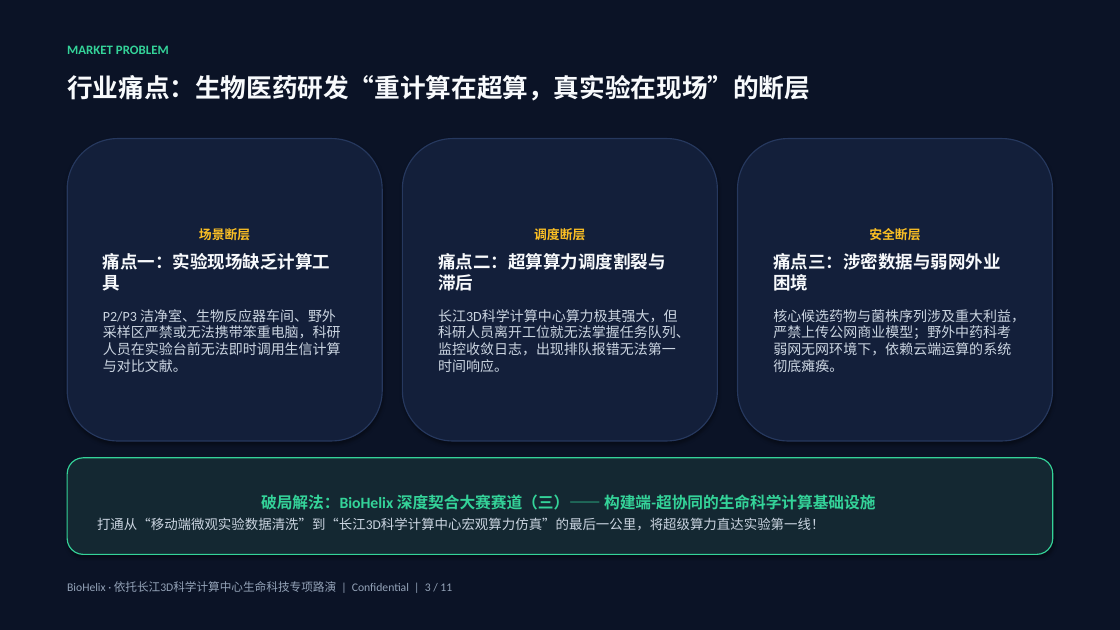
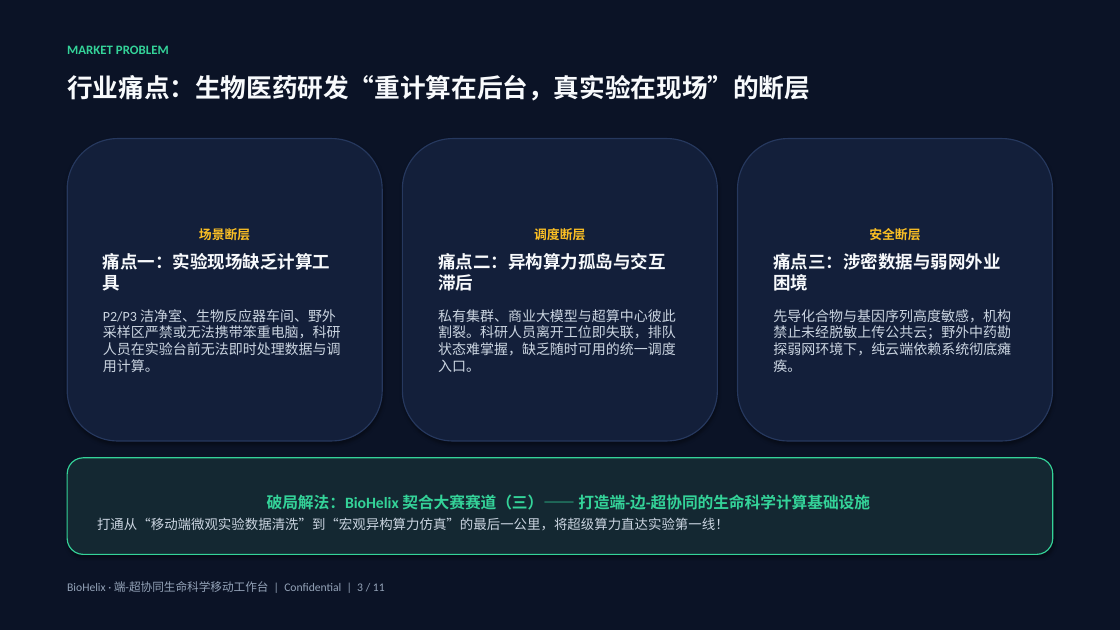
Before and after one commit to dollarser/helix-agent, a slide deck: slide 3 of docs/product/BioHelix_商业计划书_路演版.pptx. Drawn at 1120x630 pixels with LibreOffice and Linux fonts; fonts in the diff are those of the drawing. Boxes give left, top, right and bottom in pixels: in the first picture for what was removed or moved away, otherwise in the second. Text is boxed around its words. In the diff, an @@ line names an element or a change of style, - is before the commit and + after.

```diff
--- a/docs/product/BioHelix_商业计划书_路演版.pptx
+++ b/docs/product/BioHelix_商业计划书_路演版.pptx
@@ text at <box>67,75,810,101</box>: text changed @@
-行业痛点：生物医药研发“重计算在超算，真实验在现场”的断层
+行业痛点：生物医药研发“重计算在后台，真实验在现场”的断层
@@ text in rounded rectangle at <box>438,253,676,372</box>: text changed @@
-痛点二：超算算力调度割裂与滞后
-长江3D科学计算中心算力极其强大，但科研人员离开工位就无法掌握任务队列、监控收敛日志，出现排队报错无法第一时间响应。
+痛点二：异构算力孤岛与交互滞后
+私有集群、商业大模型与超算中心彼此割裂。科研人员离开工位即失联，排队状态难掌握，缺乏随时可用的统一调度入口。
@@ text in rounded rectangle at <box>103,309,341,372</box>: text changed @@
-P2/P3 洁净室、生物反应器车间、野外采样区严禁或无法携带笨重电脑，科研人员在实验台前无法即时调用生信计算与对比文献。
+P2/P3 洁净室、生物反应器车间、野外采样区严禁或无法携带笨重电脑，科研人员在实验台前无法即时处理数据与调用计算。
@@ text in rounded rectangle at <box>773,309,1011,372</box>: text changed @@
-核心候选药物与菌株序列涉及重大利益，严禁上传公网商业模型；野外中药科考弱网无网环境下，依赖云端运算的系统彻底瘫痪。
+先导化合物与基因序列高度敏感，机构禁止未经脱敏上传公共云；野外中药勘探弱网环境下，纯云端依赖系统彻底瘫痪。
@@ text in rounded rectangle at <box>97,494,870,530</box>: text changed @@
-破局解法：BioHelix 深度契合大赛赛道（三）—— 构建端-超协同的生命科学计算基础设施
-打通从“移动端微观实验数据清洗”到“长江3D科学计算中心宏观算力仿真”的最后一公里，将超级算力直达实验第一线！
+破局解法：BioHelix 契合大赛赛道（三）—— 打造端-边-超协同的生命科学计算基础设施
+打通从“移动端微观实验数据清洗”到“宏观异构算力仿真”的最后一公里，将超级算力直达实验第一线！
@@ text at <box>67,581,385,592</box>: text changed @@
-BioHelix · 依托长江3D科学计算中心生命科技专项路演 | Confidential | 3 / 11
+BioHelix · 端-超协同生命科学移动工作台 | Confidential | 3 / 11
```
Also in this commit, not shown: 10 other slides changed, 2 other files.
